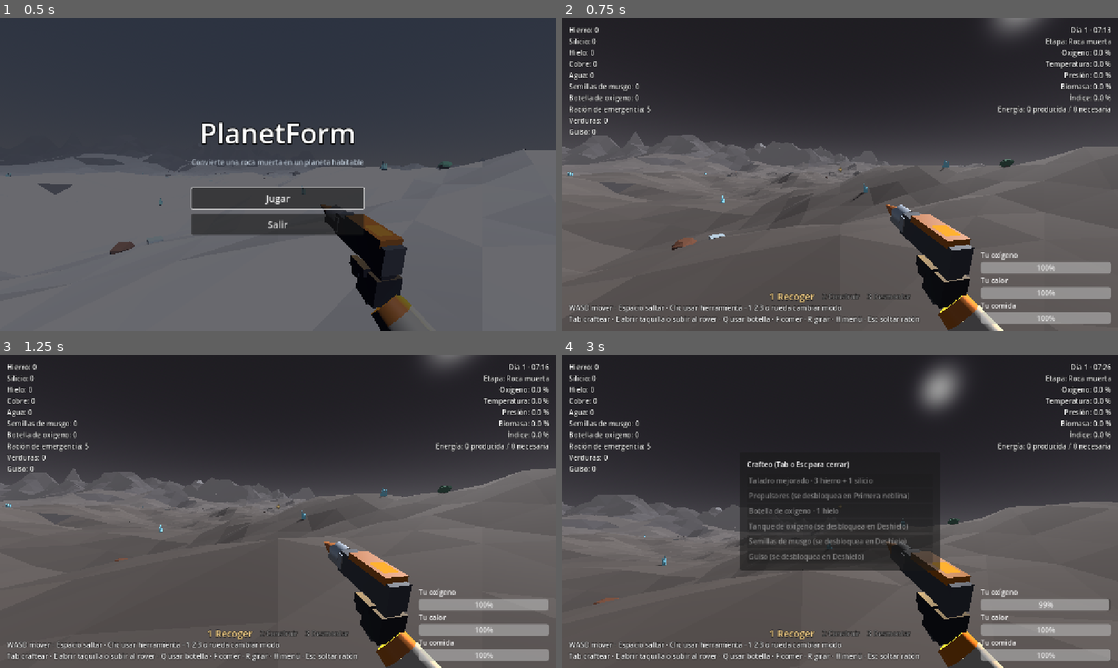
Above: before the commit, frames 1-4 (two rows, left to right).
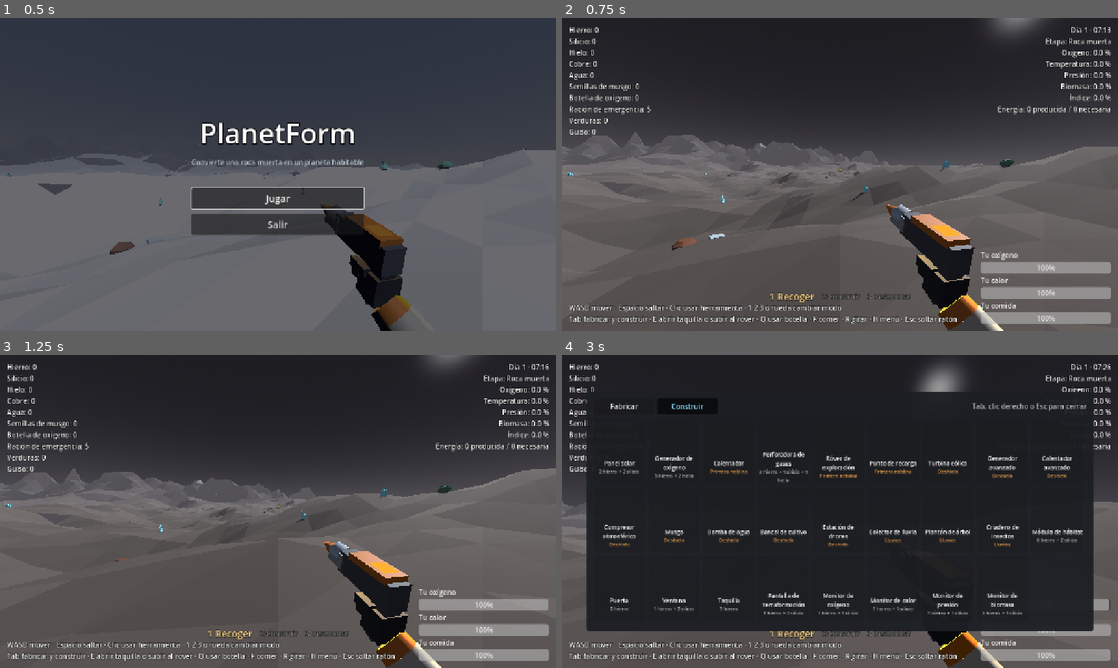
Above: after the commit, the same moments.

Repository: johnlobo/planetform
Game: Godot game, scene res://scenes/main.tscn
Two runs of this game, one before a commit and one after it. Both use one fixed random seed, a clock stepped at 60 frames per second and the inputs below.
Inputs (mouse positions are in pixels of both pictures, inside the frame that each line leads up to):
- Up to frame 1 (0.5 s): no input
- Up to frame 2 (0.75 s): click "Jugar" at 0.5 s
- Up to frame 3 (1.25 s): no input
- Up to frame 4 (3 s): tap Enter (ui_accept) at 1.25 s; move the mouse to (867, 511) at 1.27 s; hold W (move_forward) 1.28-2 s; hold Tab (craft) 1.28-2 s; click (867, 511) at 1.42 s; tap Space (jump) at 1.52 s; click (623, 405) at 2 s, where only the run after the commit has a clickable "Fabricar"; click (689, 405) at 2.75 s, where only the run after the commit has a clickable "Construir"

Frame 1 is identical in both runs. In frame 2, 0.7% of the frame differs, in the area x 3-71%, y 95-98%; in frame 3, 0.7%; in frame 4, 37%, in the area x 3-96%, y 11-98%.

Commit message:
Un solo menú con pestañas Fabricar y Construir
Fabricar y construir siguen siendo acciones distintas, pero comparten
menú: mismas casillas con icono, nombre y coste, y el mismo bloqueo por
etapa. Tab abre la última pestaña usada; el modo construir abre
Construir. Las herramientas y consumibles tienen ahora iconos propios
dibujados en el juego.

Co-Authored-By: Claude Opus 5.5 <noreply@anthropic.com>
Claude-Session: https://claude.ai/code/session_01N72cfax1Jxv4TdsgPHMU3X

Diff:
--- a/scripts/hud.gd
+++ b/scripts/hud.gd
@@ -1,13 +1,16 @@
 extends CanvasLayer
 ## Interfaz: inventario, estado del planeta, oxígeno del jugador, modo de la
-## herramienta y los paneles de crafteo, construcción y taquilla.
+## herramienta, el menú de fabricar y construir y el panel de la taquilla.
 
 const Icons := preload("res://scripts/icons.gd")
 const Machine := preload("res://scripts/machine.gd")
 
 const MESSAGE_TIME := 4.0
-const ICON_SIZE := 96
-const BUILD_COLUMNS := 8
+const ICON_SIZE := 72
+# Casilla del menú: con 9 columnas caben las 26 construcciones en 3 filas.
+const CELL_SIZE := Vector2(ICON_SIZE + 46, ICON_SIZE + 78)
+const MENU_COLUMNS := 9
+const TAB_NAMES := {"fabricar": "Fabricar", "construir": "Construir"}
 const MODE_COLORS := {
 	"recoger": Color(1.0, 0.85, 0.55),
 	"construir": Color(0.55, 0.88, 1.0),
@@ -24,10 +27,10 @@
 var jetpack_bar: ProgressBar
 var hint_label: Label
 var message_label: Label
-var craft_panel: PanelContainer
-var craft_list: VBoxContainer
-var build_panel: PanelContainer
-var build_grid: GridContainer
+var menu_panel: PanelContainer
+var menu_grid: GridContainer
+var menu_scroll: ScrollContainer
+var tab_buttons := {}
 var locker_panel: PanelContainer
 var locker_title: Label
 var locker_inventory: VBoxContainer
@@ -35,8 +38,11 @@
 var crosshair: Label
 var mode_labels := {}
 var icons: Icons
-# Panel abierto ahora (crafteo, construcción o taquilla), o null.
+# Panel abierto ahora (el menú o la taquilla), o null.
 var _open_panel: Control
+# Pestaña del menú: "fabricar" o "construir". Tab vuelve a la última usada.
+var _tab := "fabricar"
+var _driving := false
 # La taquilla, máquina o maletero abierto: una Machine o un róver.
 var _locker: Node3D
 var _locker_total := 0
@@ -72,7 +78,7 @@
 	help.grow_vertical = Control.GROW_DIRECTION_BEGIN
 	help.offset_left = 16
 	help.offset_bottom = -16
-	help.text = "WASD mover · Espacio saltar · Clic usar herramienta · 1 2 3 o rueda cambiar modo\nTab craftear · E abrir taquilla o subir al róver · Q usar botella · F comer · R girar · H menú · Esc soltar ratón"
+	help.text = "WASD mover · Espacio saltar · Clic usar herramienta · 1 2 3 o rueda cambiar modo\nTab fabricar y construir · E abrir taquilla o subir al róver · Q usar botella · F comer · R girar · H menú · Esc soltar ratón"
 
 	_build_mode_bar()
 
@@ -118,20 +124,20 @@
 	oxygen_box.add_child(jetpack_bar)
 	add_child(oxygen_box)
 
-	_build_craft_panel()
-	_build_build_panel()
+	_build_menu_panel()
 	_build_locker_panel()
 	_build_death_screen()
 	icons = Icons.new()
 	add_child(icons)
 	icons.finished.connect(_on_icons_finished)
-	icons.render(_build_kinds())
+	icons.render(Game.RECIPES.keys())
 
 	Game.inventory_changed.connect(_refresh_inventory)
 	Game.message.connect(_show_message)
 	Game.player_died.connect(_on_player_died)
 	Game.tool_changed.connect(_on_tool_changed)
 	Game.build_menu_requested.connect(_on_build_menu_requested)
+	Game.driving_changed.connect(func(driving: bool) -> void: _driving = driving)
 	Game.locker_requested.connect(_on_locker_requested)
 	_on_tool_changed(Game.tool_mode)
 	_refresh_inventory()
@@ -152,7 +158,7 @@
 			_close_panel()
 			get_viewport().set_input_as_handled()
 	elif event.is_action_pressed("craft") and not get_tree().paused:
-		_show_panel(craft_panel)
+		_show_menu(_tab)
 		get_viewport().set_input_as_handled()
 
 
@@ -201,12 +207,46 @@
 	return label
 
 
-func _build_craft_panel() -> void:
-	var parts := _panel("Crafteo (Tab o Esc para cerrar)")
-	craft_panel = parts[0]
-	craft_panel.custom_minimum_size = Vector2(460, 0)
-	craft_list = VBoxContainer.new()
-	parts[1].add_child(craft_list)
+## Un solo menú con dos pestañas: Fabricar (herramientas, botellas y comida,
+## que van al inventario) y Construir (lo que se coloca en el mundo).
+func _build_menu_panel() -> void:
+	var parts := _panel("")
+	menu_panel = parts[0]
+	var title: Label = parts[2]
+	title.visible = false
+	var tabs := HBoxContainer.new()
+	tabs.add_theme_constant_override("separation", 6)
+	parts[1].add_child(tabs)
+	parts[1].move_child(tabs, 0)
+	var group := ButtonGroup.new()
+	for tab in TAB_NAMES:
+		var button := Button.new()
+		button.text = TAB_NAMES[tab]
+		button.toggle_mode = true
+		button.button_group = group
+		button.focus_mode = Control.FOCUS_NONE
+		button.custom_minimum_size = Vector2(140, 36)
+		button.add_theme_color_override("font_pressed_color", MODE_COLORS["construir"])
+		button.add_theme_color_override("font_hover_pressed_color", MODE_COLORS["construir"])
+		button.pressed.connect(_select_tab.bind(tab))
+		tabs.add_child(button)
+		tab_buttons[tab] = button
+	var spacer := Control.new()
+	spacer.size_flags_horizontal = Control.SIZE_EXPAND_FILL
+	tabs.add_child(spacer)
+	var close_hint := Label.new()
+	close_hint.text = "Tab, clic derecho o Esc para cerrar"
+	close_hint.add_theme_color_override("font_color", Color(0.75, 0.75, 0.75))
+	tabs.add_child(close_hint)
+	menu_grid = GridContainer.new()
+	menu_grid.columns = MENU_COLUMNS
+	menu_grid.add_theme_constant_override("h_separation", 8)
+	menu_grid.add_theme_constant_override("v_separation", 8)
+	# Las dos pestañas miden lo mismo; si no cabe todo, se desplaza con la rueda.
+	menu_scroll = ScrollContainer.new()
+	menu_scroll.horizontal_scroll_mode = ScrollContainer.SCROLL_MODE_DISABLED
+	menu_scroll.add_child(menu_grid)
+	parts[1].add_child(menu_scroll)
 
 
 ## Los tres modos de la herramienta abajo en el centro; el activo resalta.
@@ -238,14 +278,17 @@
 		var active: bool = id == mode
 		label.add_theme_font_size_override("font_size", 22 if active else 16)
 		label.add_theme_color_override("font_color", MODE_COLORS[id] if active else Color(0.75, 0.75, 0.75, 0.7))
-	if mode != "construir" and _open_panel == build_panel:
-		_close_panel()
 
 
 ## Panel centrado con título; devuelve el contenedor donde va su contenido.
 func _panel(title_text: String) -> Array:
 	var panel := PanelContainer.new()
 	panel.visible = false
+	# Fondo casi opaco para que no se lea el HUD de detrás.
+	var style := StyleBoxFlat.new()
+	style.bg_color = Color(0.11, 0.12, 0.14, 0.95)
+	style.set_corner_radius_all(6)
+	panel.add_theme_stylebox_override("panel", style)
 	var center := CenterContainer.new()
 	center.set_anchors_and_offsets_preset(Control.PRESET_FULL_RECT)
 	center.mouse_filter = Control.MOUSE_FILTER_IGNORE
@@ -264,16 +307,6 @@
 	return [panel, box, title]
 
 
-func _build_build_panel() -> void:
-	var parts := _panel("Construir (clic derecho, Tab o Esc para cerrar)")
-	build_panel = parts[0]
-	build_grid = GridContainer.new()
-	build_grid.columns = BUILD_COLUMNS
-	build_grid.add_theme_constant_override("h_separation", 8)
-	build_grid.add_theme_constant_override("v_separation", 8)
-	parts[1].add_child(build_grid)
-
-
 func _build_locker_panel() -> void:
 	var parts := _panel("")
 	locker_panel = parts[0]
@@ -353,10 +386,8 @@
 
 
 func _refresh_panel() -> void:
-	if _open_panel == craft_panel:
-		_refresh_craft_list()
-	elif _open_panel == build_panel:
-		_refresh_build_grid()
+	if _open_panel == menu_panel:
+		_refresh_menu_grid()
 	elif _open_panel == locker_panel:
 		_refresh_locker()
 
@@ -376,82 +407,59 @@
 		_refresh_panel()
 
 
-func _refresh_craft_list() -> void:
-	for child in craft_list.get_children():
-		child.queue_free()
-	# Lo que se coloca en el mundo está en el menú de construcción.
-	for id in Game.RECIPES:
-		if Game.is_placeable(id):
-			continue
-		var recipe: Dictionary = Game.RECIPES[id]
-		var text := "%s · %s" % [recipe["name"], Game.cost_text(recipe["cost"])]
-		if not Game.is_unlocked(id):
-			text = "%s (se desbloquea en %s)" % [recipe["name"], Game.STAGES[int(recipe["stage"])]["name"]]
-		var button := Button.new()
-		button.text = text
-		button.alignment = HORIZONTAL_ALIGNMENT_LEFT
-		button.disabled = not Game.can_craft(id)
-		button.pressed.connect(_on_craft_pressed.bind(id))
-		craft_list.add_child(button)
-
-
-func _on_craft_pressed(id: String) -> void:
-	Game.craft(id)
-
-
-func _build_kinds() -> Array:
+func _show_menu(tab: String) -> void:
+	_tab = tab
+	tab_buttons[tab].button_pressed = true
+	var rows := ceili(maxf(_tab_kinds("fabricar").size(), _tab_kinds("construir").size()) / float(MENU_COLUMNS))
+	var width := MENU_COLUMNS * (CELL_SIZE.x + 8)
+	var height := minf(rows * (CELL_SIZE.y + 8), get_viewport().get_visible_rect().size.y - 140)
+	menu_scroll.custom_minimum_size = Vector2(width, height)
+	_show_panel(menu_panel)
+
+
+func _select_tab(tab: String) -> void:
+	if tab != _tab:
+		Sfx.play("clic")
+	_tab = tab
+	tab_buttons[tab].button_pressed = true
+	menu_scroll.scroll_vertical = 0
+	_refresh_menu_grid()
+
+
+## Lo que sale en una pestaña, en el orden de las recetas.
+func _tab_kinds(tab: String) -> Array:
 	var kinds := []
 	for id in Game.RECIPES:
-		if Game.is_placeable(id):
+		if Game.is_placeable(id) == (tab == "construir"):
 			kinds.append(id)
 	return kinds
 
 
 func _on_build_menu_requested() -> void:
 	if not get_tree().paused and not Game.dead:
-		_show_panel(build_panel)
+		_show_menu("construir")
 
 
 func _on_icons_finished() -> void:
-	if _open_panel == build_panel:
-		_refresh_build_grid()
-
-
-## Una casilla por pieza: icono, nombre y coste. Las que faltan por
-## desbloquear o no se pueden pagar salen apagadas.
-func _refresh_build_grid() -> void:
-	for child in build_grid.get_children():
+	if _open_panel == menu_panel:
+		_refresh_menu_grid()
+
+
+## Una casilla por receta de la pestaña: icono, nombre y coste. Las que faltan
+## por desbloquear o no se pueden pagar salen apagadas.
+func _refresh_menu_grid() -> void:
+	for child in menu_grid.get_children():
 		child.queue_free()
-	for id in _build_kinds():
+	for id in _tab_kinds(_tab):
 		var recipe: Dictionary = Game.RECIPES[id]
 		var unlocked := Game.is_unlocked(id)
+		var owned := _owned(id)
 		var button := Button.new()
-		button.custom_minimum_size = Vector2(ICON_SIZE + 40, ICON_SIZE + 64)
-		button.disabled = not Game.can_craft(id)
-		button.pressed.connect(_on_build_pressed.bind(id))
-		var tip := "%s\n%s" % [recipe["name"], Game.cost_text(recipe["cost"])]
-		if recipe["kind"] == "vehicle":
-			tip += "\nMaletero pequeño y batería\nSe carga en un punto de recarga"
-		if Game.MACHINES.get(id, {}).get("gathers", false):
-			tip += "\nSus drones recogen de los depósitos cercanos"
-		if Game.MACHINES.get(id, {}).get("rain", false):
-			tip += "\nRecoge agua cuando llueve, sin energía"
-		if Game.MACHINES.get(id, {}).get("pollinates", false):
-			tip += "\nLos bancales cercanos dan verduras más rápido"
-		if Game.MACHINES.get(id, {}).get("plant", false):
-			tip += "\nCon lluvia crece el doble de rápido"
-		if recipe["kind"] == "building":
-			var energy := int(Game.MACHINES[id]["energy"])
-			if energy > 0:
-				tip += "\nDa %d de energía" % energy
-			elif energy < 0:
-				tip += "\nGasta %d de energía" % -energy
-			for metric in Game.METRICS:
-				if float(Game.MACHINES[id].get(metric, 0)) > 0.0:
-					tip += "\nSube: %s" % String(Game.METRIC_NAMES[metric]).to_lower()
-			if Game.MACHINES[id].has("display"):
-				tip += "\nMuestra cómo va el planeta"
-		button.tooltip_text = tip
+		button.custom_minimum_size = CELL_SIZE
+		button.focus_mode = Control.FOCUS_NONE
+		button.disabled = not Game.can_craft(id) or (_driving and _tab == "construir")
+		button.pressed.connect(_on_item_pressed.bind(id))
+		button.tooltip_text = _tooltip(id)
 		var box := VBoxContainer.new()
 		box.set_anchors_and_offsets_preset(Control.PRESET_FULL_RECT)
 		box.alignment = BoxContainer.ALIGNMENT_CENTER
@@ -467,15 +475,89 @@
 		icon.mouse_filter = Control.MOUSE_FILTER_IGNORE
 		if not unlocked:
 			icon.modulate = Color(0.2, 0.2, 0.2)
-		elif button.disabled:
+		elif button.disabled and not owned:
 			icon.modulate = Color(1, 1, 1, 0.45)
 		box.add_child(icon)
 		var name_label := _small_label(recipe["name"], 13)
 		box.add_child(name_label)
-		var cost_label := _small_label(Game.cost_text(recipe["cost"]) if unlocked else Game.STAGES[int(recipe["stage"])]["name"], 11)
-		cost_label.add_theme_color_override("font_color", Color(0.75, 0.75, 0.75) if unlocked else Color(0.9, 0.6, 0.3))
+		var cost_text: String = Game.cost_text(recipe["cost"])
+		var cost_color := Color(0.75, 0.75, 0.75)
+		if not unlocked:
+			cost_text = Game.STAGES[int(recipe["stage"])]["name"]
+			cost_color = Color(0.9, 0.6, 0.3)
+		elif owned:
+			cost_text = "Ya lo tienes"
+			cost_color = Color(0.55, 0.9, 0.55)
+		var cost_label := _small_label(cost_text, 11)
+		cost_label.add_theme_color_override("font_color", cost_color)
 		box.add_child(cost_label)
-		build_grid.add_child(button)
+		var count := int(Game.inventory.get(id, 0))
+		if recipe["kind"] == "consumable" and count > 0:
+			# Cuántas lleva ya, en la esquina de arriba a la derecha.
+			var count_label := Label.new()
+			count_label.text = "x%d" % count
+			count_label.set_anchors_and_offsets_preset(Control.PRESET_TOP_RIGHT)
+			count_label.grow_horizontal = Control.GROW_DIRECTION_BEGIN
+			count_label.offset_right = -6
+			count_label.offset_top = 2
+			count_label.add_theme_font_size_override("font_size", 13)
+			count_label.mouse_filter = Control.MOUSE_FILTER_IGNORE
+			button.add_child(count_label)
+		menu_grid.add_child(button)
+
+
+## Las herramientas se fabrican una sola vez.
+func _owned(id: String) -> bool:
+	match id:
+		"taladro":
+			return Game.has_drill
+		"tanque":
+			return Game.has_tank
+		"jetpack":
+			return Game.has_jetpack
+	return false
+
+
+func _tooltip(id: String) -> String:
+	var recipe: Dictionary = Game.RECIPES[id]
+	var tip := "%s\n%s" % [recipe["name"], Game.cost_text(recipe["cost"])]
+	match id:
+		"taladro":
+			tip += "\nRecoges el doble"
+		"tanque":
+			tip += "\nTu reserva de oxígeno sube a %d" % int(Game.TANK_O2_MAX)
+		"jetpack":
+			tip += "\nMantén Espacio en el aire para volar un poco"
+		"botella":
+			tip += "\nQ para respirar de ella"
+		"semillas":
+			tip += "\nSirven para plantar musgo, bancales y árboles"
+		"guiso":
+			tip += "\nF para comer: llena la barra entera"
+	if _driving and Game.is_placeable(id):
+		tip += "\nBájate del róver para construir"
+	if recipe["kind"] == "vehicle":
+		tip += "\nMaletero pequeño y batería\nSe carga en un punto de recarga"
+	if Game.MACHINES.get(id, {}).get("gathers", false):
+		tip += "\nSus drones recogen de los depósitos cercanos"
+	if Game.MACHINES.get(id, {}).get("rain", false):
+		tip += "\nRecoge agua cuando llueve, sin energía"
+	if Game.MACHINES.get(id, {}).get("pollinates", false):
+		tip += "\nLos bancales cercanos dan verduras más rápido"
+	if Game.MACHINES.get(id, {}).get("plant", false):
+		tip += "\nCon lluvia crece el doble de rápido"
+	if recipe["kind"] == "building":
+		var energy := int(Game.MACHINES[id]["energy"])
+		if energy > 0:
+			tip += "\nDa %d de energía" % energy
+		elif energy < 0:
+			tip += "\nGasta %d de energía" % -energy
+		for metric in Game.METRICS:
+			if float(Game.MACHINES[id].get(metric, 0)) > 0.0:
+				tip += "\nSube: %s" % String(Game.METRIC_NAMES[metric]).to_lower()
+		if Game.MACHINES[id].has("display"):
+			tip += "\nMuestra cómo va el planeta"
+	return tip
 
 
 func _small_label(text: String, size: int) -> Label:
@@ -483,14 +565,19 @@
 	label.text = text
 	label.horizontal_alignment = HORIZONTAL_ALIGNMENT_CENTER
 	label.autowrap_mode = TextServer.AUTOWRAP_WORD_SMART
-	label.custom_minimum_size.x = ICON_SIZE + 32
+	label.custom_minimum_size.x = CELL_SIZE.x - 8
 	label.add_theme_font_size_override("font_size", size)
 	label.mouse_filter = Control.MOUSE_FILTER_IGNORE
 	return label
 
 
-func _on_build_pressed(id: String) -> void:
-	_close_panel()
+## Lo fabricado va al inventario y el menú sigue abierto para hacer más;
+## lo que se construye cierra el menú y empieza a colocarse.
+func _on_item_pressed(id: String) -> void:
+	if Game.is_placeable(id):
+		_close_panel()
+		# Colocar solo funciona en modo construir (al cambiar de modo se cancela).
+		Game.set_tool_mode("construir")
 	Game.craft(id)
 
 
--- a/scripts/icons.gd
+++ b/scripts/icons.gd
@@ -1,5 +1,5 @@
 extends Node
-## Iconos del menú de construcción. Cada pieza se dibuja una vez en un
+## Iconos del menú de fabricar y construir. Cada pieza se dibuja una vez en un
 ## SubViewport con su propio mundo, luz y cámara, y la imagen se guarda como
 ## textura. Así no hacen falta archivos de imagen.
 
@@ -75,6 +75,8 @@
 
 func _model(kind: String) -> Node3D:
 	match String(Game.RECIPES[kind]["kind"]):
+		"tool", "consumable":
+			return _item(kind)
 		"module":
 			var module := Module.new()
 			module.setup({}, true)
@@ -104,6 +106,109 @@
 	return machine
 
 
+## Herramientas y consumibles: no existen en el mundo, así que su modelo
+## solo se usa aquí, hecho con unas pocas piezas de pocos lados.
+func _item(kind: String) -> Node3D:
+	var root := Node3D.new()
+	var metal := _material(Color(0.62, 0.65, 0.7), 0.6)
+	var dark := _material(Color(0.22, 0.24, 0.27), 0.3)
+	match kind:
+		"taladro":
+			var body := _part(root, _cylinder(0.22, 0.22, 0.9, 6), _material(Color(0.95, 0.55, 0.15), 0.1), Vector3(0, 0.3, 0))
+			body.rotation_degrees.z = 90.0
+			var bit := _part(root, _cylinder(0.12, 0.0, 0.7, 5), metal, Vector3(-0.8, 0.3, 0))
+			bit.rotation_degrees.z = 90.0
+			var grip := _part(root, _box(Vector3(0.22, 0.6, 0.24)), dark, Vector3(0.25, -0.1, 0))
+			grip.rotation_degrees.z = -12.0
+		"jetpack":
+			_part(root, _box(Vector3(0.9, 1.0, 0.18)), dark, Vector3(0, 0.1, 0.2))
+			var tank := _material(Color(0.85, 0.85, 0.88), 0.4)
+			var flame := _material(Color(1.0, 0.6, 0.2), 0.0)
+			flame.emission_enabled = true
+			flame.emission = Color(1.0, 0.45, 0.1)
+			for x in [-0.24, 0.24]:
+				_part(root, _cylinder(0.2, 0.2, 1.0, 7), tank, Vector3(x, 0.15, 0))
+				_part(root, _cylinder(0.0, 0.2, 0.18, 7), tank, Vector3(x, 0.74, 0))
+				_part(root, _cylinder(0.1, 0.16, 0.2, 7), dark, Vector3(x, -0.45, 0))
+				_part(root, _cylinder(0.1, 0.0, 0.3, 6), flame, Vector3(x, -0.7, 0))
+		"botella":
+			var glass := _material(Color(0.45, 0.75, 1.0), 0.2)
+			_part(root, _cylinder(0.25, 0.25, 0.8, 7), glass, Vector3.ZERO)
+			_part(root, _cylinder(0.12, 0.25, 0.2, 7), glass, Vector3(0, 0.5, 0))
+			_part(root, _cylinder(0.13, 0.13, 0.14, 7), dark, Vector3(0, 0.67, 0))
+			_part(root, _cylinder(0.26, 0.26, 0.16, 7), _material(Color(1, 1, 1), 0.0), Vector3(0, 0.05, 0))
+		"tanque":
+			var green := _material(Color(0.35, 0.7, 0.45), 0.4)
+			var body := _part(root, _cylinder(0.35, 0.35, 1.1, 8), green, Vector3.ZERO)
+			body.rotation_degrees.z = 90.0
+			for x in [-0.55, 0.55]:
+				var cap := _part(root, _sphere(0.35, 8), green, Vector3(x, 0, 0))
+				cap.scale = Vector3(0.45, 1, 1)
+			_part(root, _cylinder(0.07, 0.07, 0.3, 6), metal, Vector3(0, 0.45, 0))
+			_part(root, _box(Vector3(0.3, 0.06, 0.06)), dark, Vector3(0, 0.6, 0))
+		"semillas":
+			var sack := _part(root, _sphere(0.5, 7), _material(Color(0.7, 0.55, 0.35), 0.0), Vector3.ZERO)
+			sack.scale = Vector3(1, 0.9, 1)
+			_part(root, _cylinder(0.14, 0.22, 0.3, 6), _material(Color(0.6, 0.45, 0.28), 0.0), Vector3(0, 0.55, 0))
+			var sprout := _material(Color(0.35, 0.8, 0.3), 0.0)
+			for i in 3:
+				var leaf := _part(root, _sphere(0.1, 5), sprout, Vector3(-0.1 + 0.1 * i, 0.75 + 0.04 * (i % 2), 0))
+				leaf.scale = Vector3(0.6, 1.3, 0.6)
+		"guiso":
+			_part(root, _cylinder(0.6, 0.35, 0.4, 9), _material(Color(0.85, 0.4, 0.25), 0.1), Vector3.ZERO)
+			_part(root, _cylinder(0.55, 0.55, 0.06, 9), _material(Color(0.6, 0.38, 0.18), 0.0), Vector3(0, 0.17, 0))
+			var veg := _material(Color(0.4, 0.75, 0.3), 0.0)
+			var carrot := _material(Color(1.0, 0.6, 0.15), 0.0)
+			for i in 4:
+				var angle := i * TAU / 4.0 + 0.4
+				_part(root, _sphere(0.1, 5), veg if i % 2 == 0 else carrot, Vector3(cos(angle) * 0.28, 0.22, sin(angle) * 0.28))
+		_:
+			_part(root, _box(Vector3.ONE * 0.6), metal, Vector3.ZERO)
+	return root
+
+
+func _part(parent: Node3D, mesh: Mesh, material: Material, pos: Vector3) -> MeshInstance3D:
+	var part := MeshInstance3D.new()
+	part.mesh = mesh
+	part.material_override = material
+	part.position = pos
+	parent.add_child(part)
+	return part
+
+
+func _material(color: Color, metallic: float) -> StandardMaterial3D:
+	var material := StandardMaterial3D.new()
+	material.albedo_color = color
+	material.metallic = metallic
+	material.roughness = 0.6
+	return material
+
+
+func _cylinder(top: float, bottom: float, height: float, sides: int) -> CylinderMesh:
+	var mesh := CylinderMesh.new()
+	mesh.top_radius = top
+	mesh.bottom_radius = bottom
+	mesh.height = height
+	mesh.radial_segments = sides
+	mesh.rings = 1
+	return mesh
+
+
+func _box(size: Vector3) -> BoxMesh:
+	var mesh := BoxMesh.new()
+	mesh.size = size
+	return mesh
+
+
+func _sphere(radius: float, sides: int) -> SphereMesh:
+	var mesh := SphereMesh.new()
+	mesh.radius = radius
+	mesh.height = radius * 2.0
+	mesh.radial_segments = sides
+	mesh.rings = maxi(sides / 2, 3)
+	return mesh
+
+
 ## Caja que envuelve las mallas visibles, en coordenadas del modelo.
 func _bounds(node: Node, xform: Transform3D) -> AABB:
 	var result := AABB()
--- a/scripts/main.gd
+++ b/scripts/main.gd
@@ -663,7 +663,7 @@
 func _explain_deshielo() -> void:
 	for text in [
 			"El hielo empieza a derretirse y se forman lagos en los valles.",
-			"Recoge agua en la orilla y craftea semillas de musgo (Tab).",
+			"Recoge agua en la orilla y fabrica semillas de musgo (Tab).",
 			"Planta musgo fuera y monta bancales en la base: la biomasa sube el índice."]:
 		await get_tree().create_timer(Hud.MESSAGE_TIME + 0.5).timeout
 		Game.message.emit(text)
--- a/scripts/menu.gd
+++ b/scripts/menu.gd
@@ -96,7 +96,7 @@
 	visible = true
 	get_tree().paused = true
 	Game.in_title = _is_title
-	# Primero se avisa al HUD: al cerrar el crafteo vuelve a capturar el ratón.
+	# Primero se avisa al HUD: al cerrar su menú vuelve a capturar el ratón.
 	opened.emit()
 	Input.mouse_mode = Input.MOUSE_MODE_VISIBLE
 	_continue_button.grab_focus()
--- a/scripts/placer.gd
+++ b/scripts/placer.gd
@@ -115,7 +115,7 @@
 func _physics_process(_delta: float) -> void:
 	if _ghost == null:
 		return
-	# Abrir el crafteo o morir cancela la colocación.
+	# Abrir el menú o morir cancela la colocación.
 	if Game.ui_open or Game.dead:
 		cancel()
 		return
Not shown, changed: README.md
